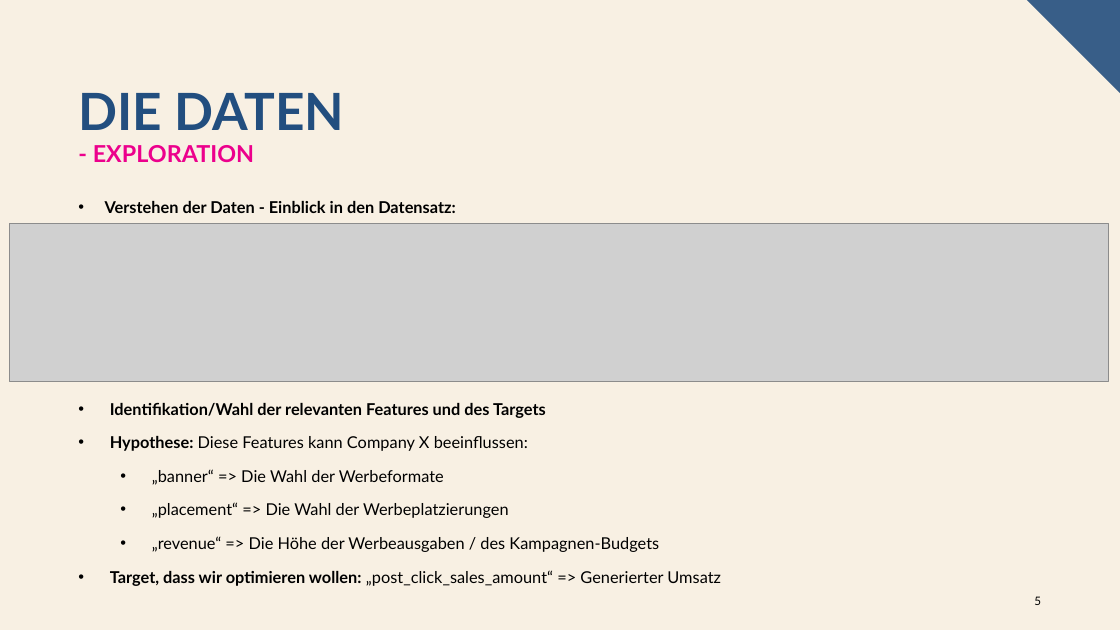
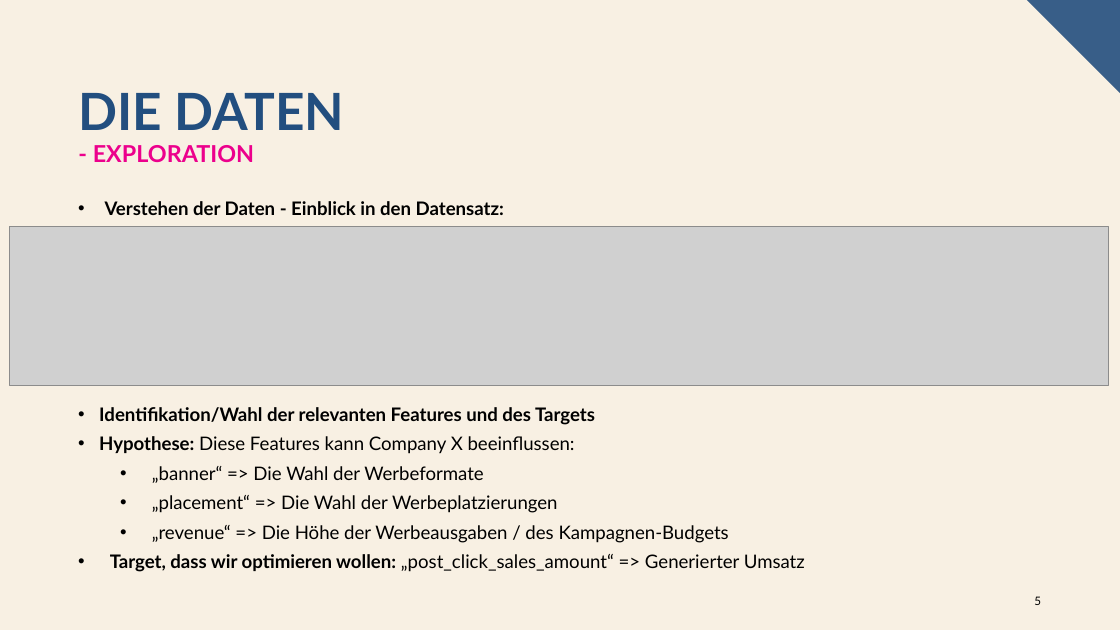
Before and after one commit to oliverschulz1983/Machine-learning-in-online-marketing-analysis-and-identification-of-optimisation-opportunities, a slide deck: slide 5 of Machine_Learning_in_Online_Marketing.pptx. Drawn at 1120x630 pixels with LibreOffice and Linux fonts; fonts in the diff are those of the drawing; grey boxes stand for pictures. Boxes give left, top, right and bottom in pixels: in the first picture for what was removed or moved away, otherwise in the second. Text is boxed around its words. In the diff, an @@ line names an element or a change of style, - is before the commit and + after.

```diff
--- a/Machine_Learning_in_Online_Marketing.pptx
+++ b/Machine_Learning_in_Online_Marketing.pptx
@@ text "Verstehen der Daten - Einblick ..." at (99, 201, 805, 572): size 14 to 16 pt; less space between paragraphs; indent changed @@
@@ picture: place and size @@
-picture at (9, 223, 1109, 382)
+picture at (9, 227, 1109, 386)
```
Also in this commit, not shown: 9 other slides changed, 1 slide removed.
